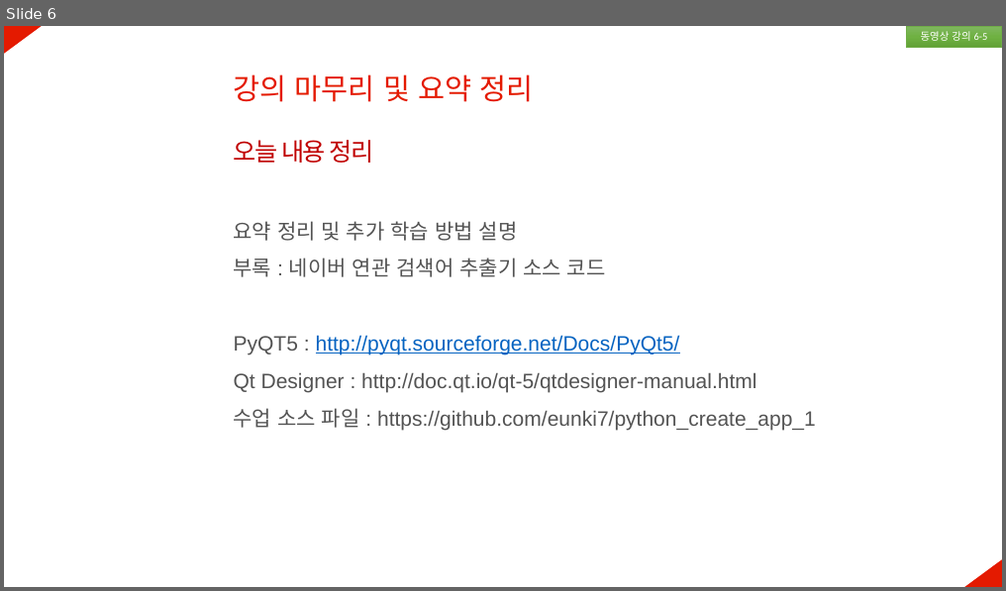
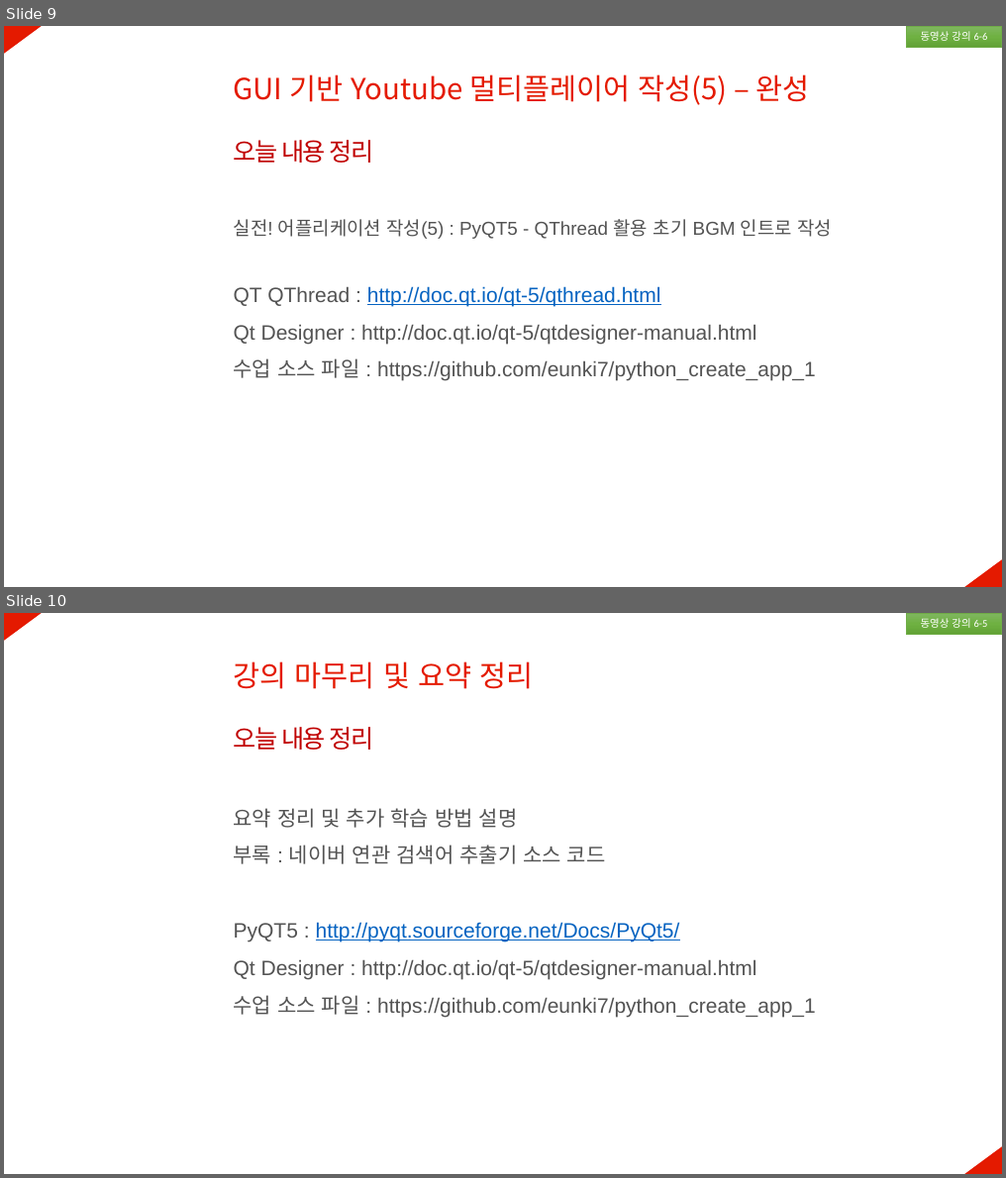
Before and after one commit to eunki7/python_create_app_1, a slide deck: section6/챕터6 강의 PPT.pptx. Shown one above the other, each under a label of ours: slide 6 before the commit, slides 9 and 10 after it. The pictures are 1006x591 and 1006x1178 pixels, drawn with LibreOffice and Linux fonts; fonts in the diff are those of the drawing. Boxes give left, top, right and bottom in pixels: in the first picture for what was removed or moved away, otherwise in the second. Text is boxed around its words. In the diff, an @@ line names an element or a change of style, - is before the commit and + after.

```diff
--- a/section6/챕터6 강의 PPT.pptx
+++ b/section6/챕터6 강의 PPT.pptx
@@ slide 9 added at [4,26,1002,587], background #FFFFFF; not listed: 2 template elements that a slide beside it also shows @@
@@ rectangle added at [906,26,1002,48], fill gradient #81B861 to #6FB242 to #62A336, outline #70AD47 0.5 pt, 10 pt, text #FFFFFF @@
+동영상 강의 6-6
@@ text added at [234,75,809,163], 28 pt, text #E41A00 @@
+GUI 기반 Youtube 멀티플레이어 작성(5) – 완성
+오늘 내용 정리
@@ text added at [234,219,832,381], 20 pt, text #525252 @@
+실전! 어플리케이션 작성(5) : PyQT5 - QThread 활용 초기 BGM 인트로 작성
+QT QThread : http://doc.qt.io/qt-5/qthread.html
+Qt Designer : http://doc.qt.io/qt-5/qtdesigner-manual.html
+수업 소스 파일 : https://github.com/eunki7/python_create_app_1
@@ what was slide 6 is now slide 10 @@
```
Also in this commit, not shown: 3 other slides added, 14 other files.
